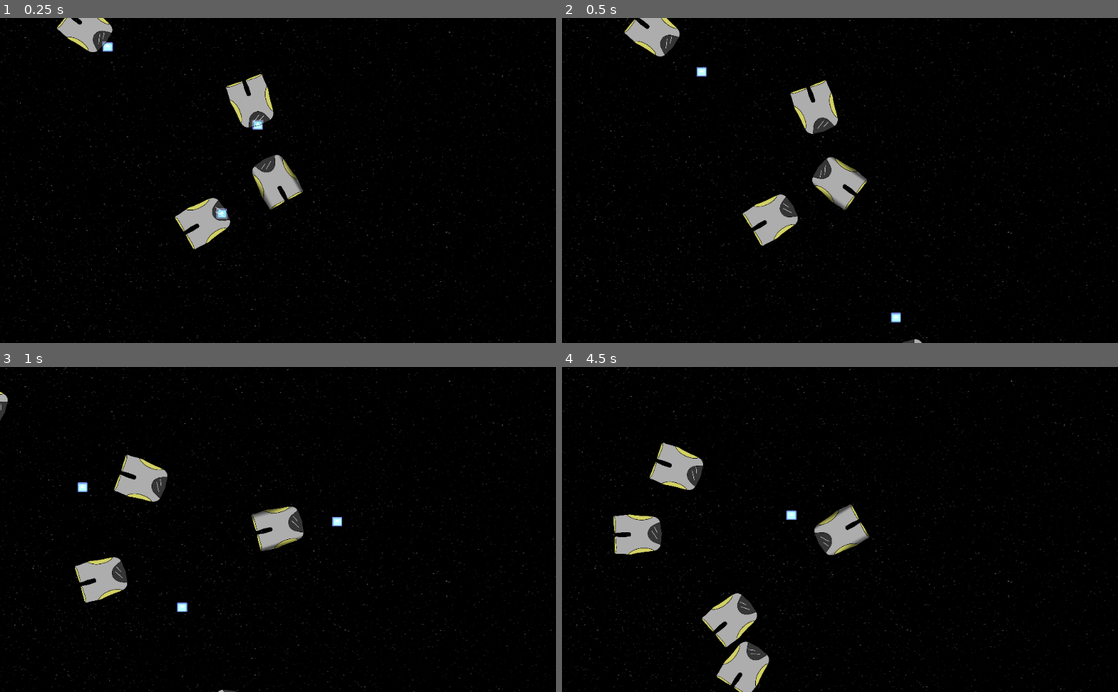
Above: before the commit, frames 1-4 (two rows, left to right).
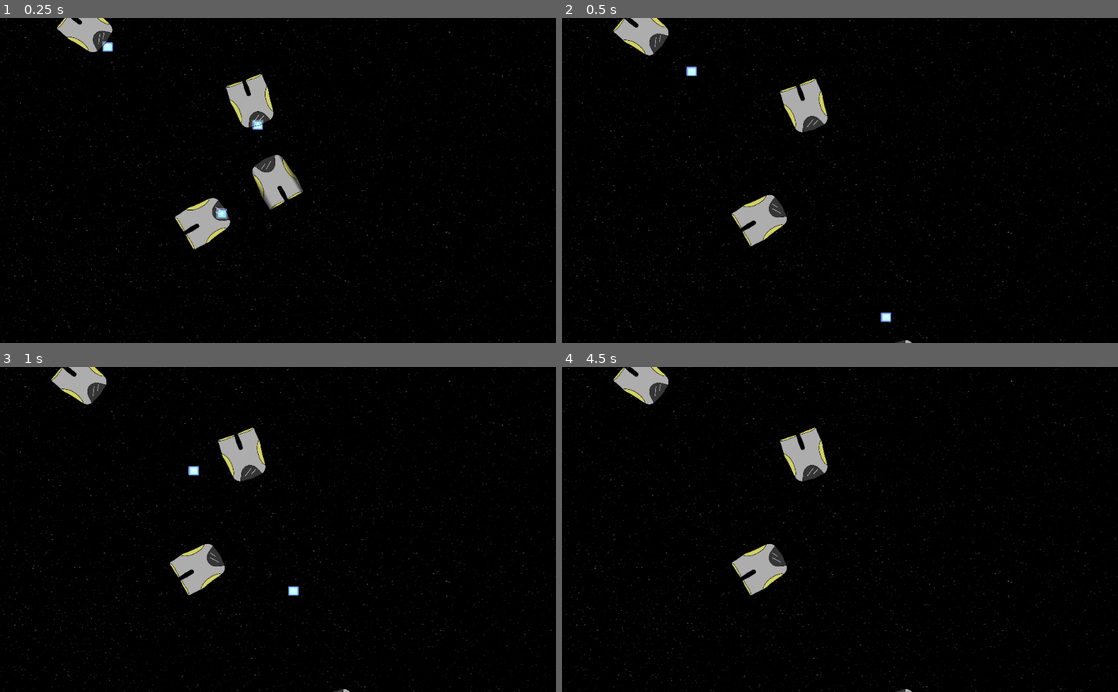
Above: after the commit, the same moments.

Repository: MichaelTonkin/Friendly-Ships
Game: Godot game, scene res://Scenes/MainGame.tscn
Same seed, same stepped clock (60 frames per second), same inputs: the game is played once before the commit and once after it. The engine's default icon, where the game draws it, is replaced by a stand-in: a white triangle on a blue panel in a dark square.
Inputs (mouse positions are in pixels of both pictures, inside the frame that each line leads up to):
- Up to frame 1 (0.25 s): no input
- Up to frame 2 (0.5 s): no input
- Up to frame 3 (1 s): move the mouse to (400, 513) at 0.52 s; hold W (move_up) from 0.53 s (still down); click (400, 513) at 0.6 s
- Up to frame 4 (4.5 s): move the mouse to (728, 545) at 1.27 s; release W (move_up) at 1.28 s; click (728, 545) at 1.35 s; move the mouse to (895, 458) at 2.02 s; hold W (move_up) 2.03-3.53 s; click (895, 458) at 2.1 s; move the mouse to (812, 594) at 2.77 s; click (812, 594) at 2.85 s; move the mouse to (1006, 578) at 3.52 s; click (1006, 578) at 3.6 s; move the mouse to (673, 480) at 4.27 s; click (673, 480) at 4.35 s

Frame 1 is identical in both runs. In frame 2, 3.6% of the frame differs, in the area x 9-65%, y 0-100%; in frame 3, 5.7%; in frame 4, 7.3%, in the area x 9-63%, y 0-100%.
Error after the commit: Invalid get index 'position' (on base: 'previously freed instance'). (res://Scripts/Enemy.gd:33)

Commit message:
Shooting now destroys ships

Diff:
--- a/Scenes/Player.gd
+++ b/Scenes/Player.gd
@@ -12,7 +12,8 @@
 	set_process(true)
 
 func _process(delta):
-	pass
+	if(health <= 0):
+		queue_free()
 
 func _physics_process(delta):
 	move_player(delta)
@@ -52,10 +53,10 @@
 		l.set_direction(fireDest * 800 * delta)
 
 
-func set_health(var num):
+func setHealth(var num):
 	health = num
 
-func get_health():
+func getHealth():
 	return health
 
 func get_player_position():
--- a/Scripts/Bullet.gd
+++ b/Scripts/Bullet.gd
@@ -17,6 +17,8 @@
 			return
 		else:
 			queue_free()
+			if(collision.collider.has_method("setHealth")):
+				collision.collider.setHealth(collision.collider.getHealth() - 50)
 
 #function:set_direction
 #description: initialises the bullet's direction
--- a/Scripts/Enemy.gd
+++ b/Scripts/Enemy.gd
@@ -1,5 +1,6 @@
 extends KinematicBody2D
 
+var health = 100
 var player
 var playerPos
 var friendly = true # 20% chance of being friendly
@@ -18,6 +19,9 @@
 	if(alignCheck <=20):
 		friendly = true
 
+func _process(delta):
+	if(health <= 0):
+		queue_free()
 
 func _physics_process(delta):
 	aim_and_move(delta)
@@ -53,3 +57,9 @@
 			ally = true
 
 	reloading -= delta
+
+func setHealth(var num):
+	health = num
+
+func getHealth():
+	return health
